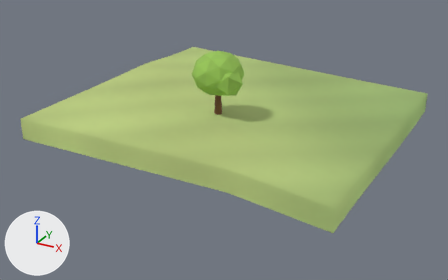
What one commit did to the glTF model client/public/models/chunks/2_-4.glb.
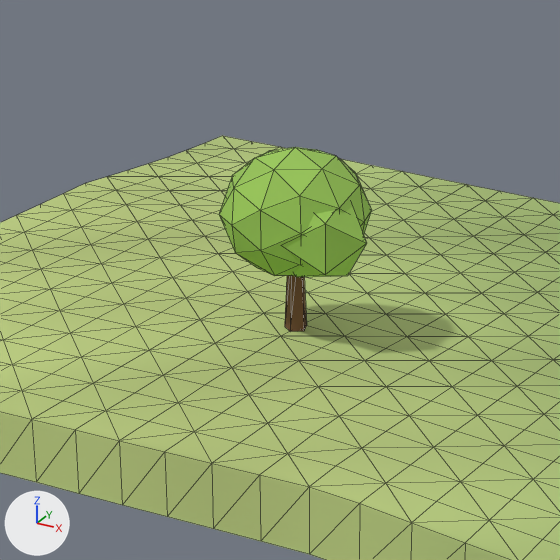
Each version is shown whole from a camera (50 mm lens) standing at (101.5, 52.91, 24.06) and looking at (74.4, 102.19, -0.59), then close up on the part from 26% to 69% of the width and 0% to 69% of the height. The lights are fixed; the arrows at lower left show +X, +Y and +Z. The older version's two pictures come first. The close-ups show mesh edges as thin lines. Vertices at exactly the same position are counted once.

The first close-up shows 'scenery', 'terrain'.
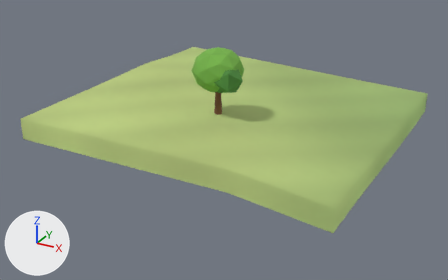
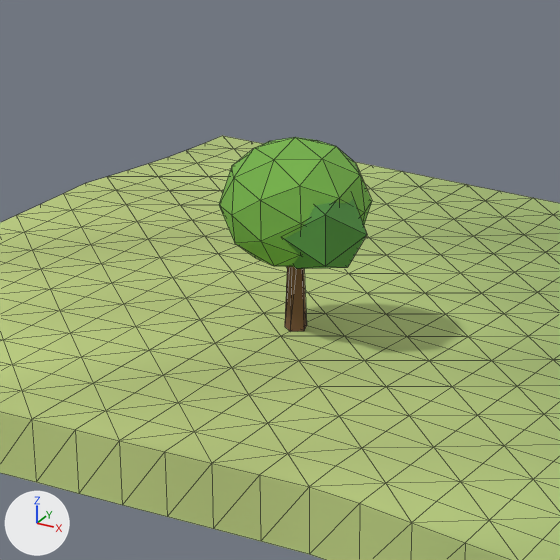
What the commit changed:
me_scenery is used by ob_scenery; location (0.0, 0.0, 0.0).
Before the commit, vertices of me_scenery: 0 (75.0, 99.78, 6.18), 2 (75.21, 99.93, 6.18), 4 (75.13, 100.18, 6.18), 6 (74.87, 100.18, 6.18), 8 (74.79, 99.93, 6.18).
Before the commit, vertices of me_scenery: 10 (75.0, 100.0, 6.18).
me_scenery had 66 vertices, 120 faces and spanned x 72.67..77.73, y 97.89..102.11, z 3.1..9.07.
me_scenery now has 66 vertices, 120 faces and spans x 72.67..77.73, y 97.89..102.11, z 3.1..9.38.
me_scenery part 1: the loose piece of 42 vertices spanning x 72.67..77.33, y 97.89..102.11, z 4.87..9.07 is moved by (0.0, 0.0, 0.31).
me_scenery part 2: the loose piece of 12 vertices spanning x 74.67..77.73, y 98.12..100.88, z 5.2..7.84 is moved by (0.0, 0.0, 0.28).
Part 3, on me_scenery:
Vertices 0, 2, 4, 6, 8, 10 of me_scenery move by (0.0, 0.0, 0.25).
me_scenery part 4: 100 faces centred in x 72.9..77.18, y 97.9..102.1, z 5.11..8.83 are repainted in the vertex colours; the middle colour goes from green #9ac759 to green #78b44c.

Boxes [x1, y1, x2, y2] around the edits, measured in the close-ups (560 x 560 px; the box of a moved part takes in the faces that stretch with it):
'scenery', reshaped, recoloured (darker): before [219, 147, 372, 331]; after [219, 137, 372, 331]
part 1 of me_scenery, moved or reshaped: before [219, 147, 372, 276]; after [219, 137, 372, 266]
part 2 of me_scenery, moved or reshaped: before [285, 206, 367, 277]; after [284, 199, 367, 269]
part 3 of me_scenery, moved or reshaped: before [285, 276, 307, 331]; after [285, 266, 307, 331]
part 4 of me_scenery, recoloured (darker): before [219, 147, 372, 277]; after [219, 137, 372, 269]
